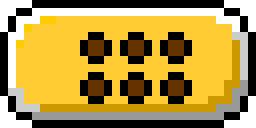
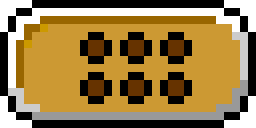
Layer changes from the first 256px x 128px image to the second:
showed "bg_pressed" over [16, 16, 240, 112]
hid "bg" over [16, 16, 240, 112]
